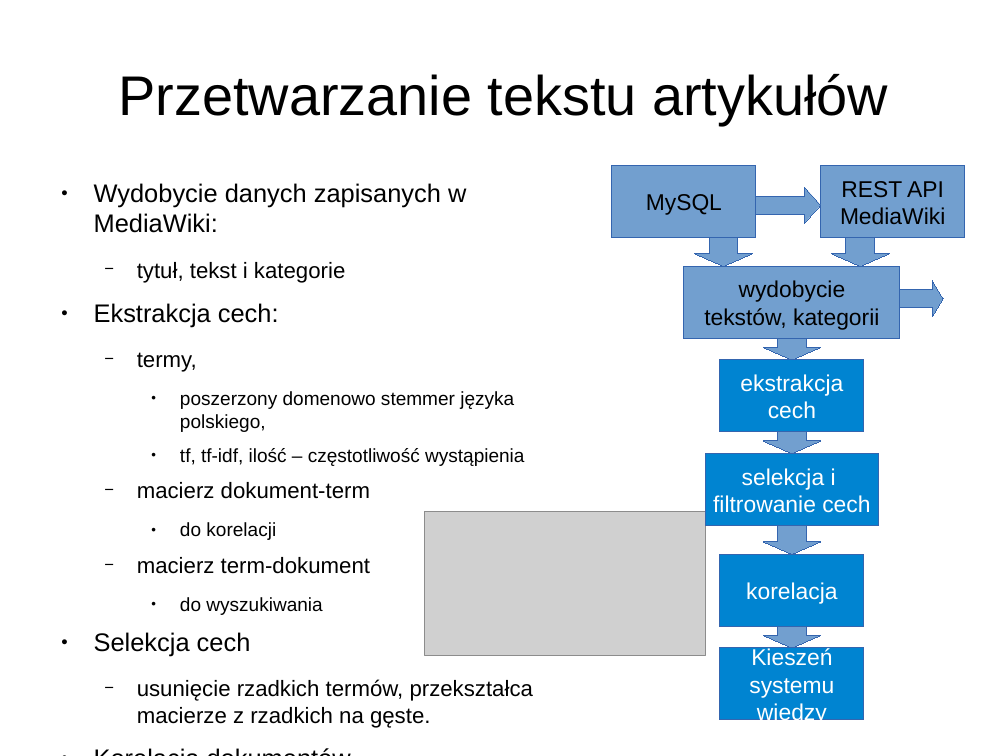
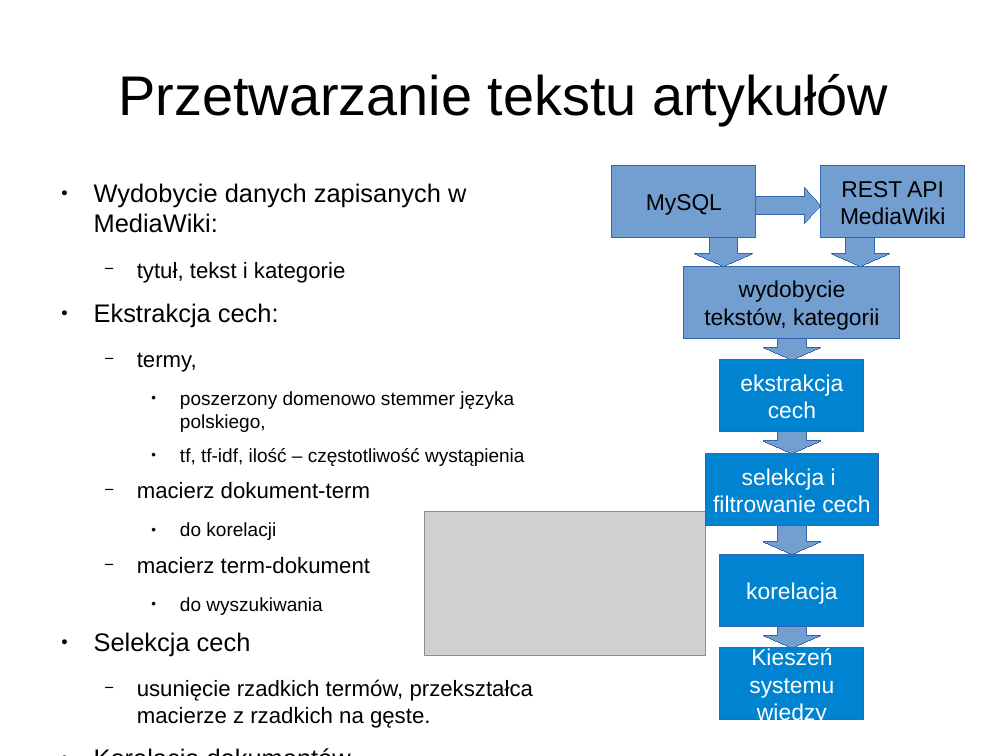
Before and after one commit to jglodek/wiki-expert, a slide deck: slide 26 of SDM2.odp (slide 16 before the commit). Drawn at 1008x756 pixels with LibreOffice and Linux fonts; fonts in the diff are those of the drawing; grey boxes stand for pictures. Boxes give left, top, right and bottom in pixels: in the first picture for what was removed or moved away, otherwise in the second. Text is boxed around its words. In the diff, an @@ line names an element or a change of style, - is before the commit and + after.

```diff
--- a/SDM2.odp
+++ b/SDM2.odp
@@ right arrow removed at bbox=[900, 281, 943, 316] @@
```
Also in this commit, not shown: 6 other slides changed, 14 slides added, 2 slides removed, 2 other files.
